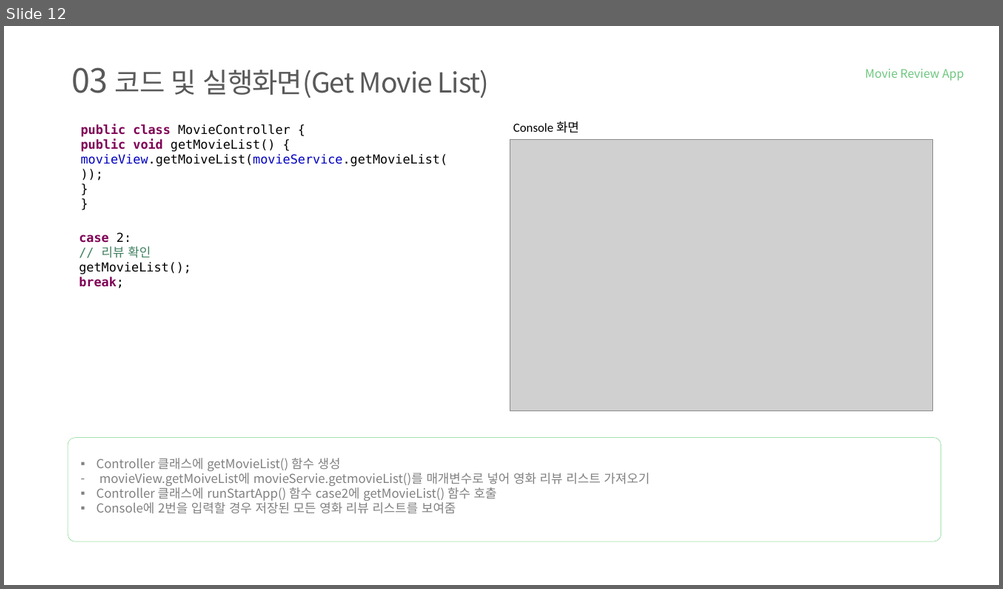
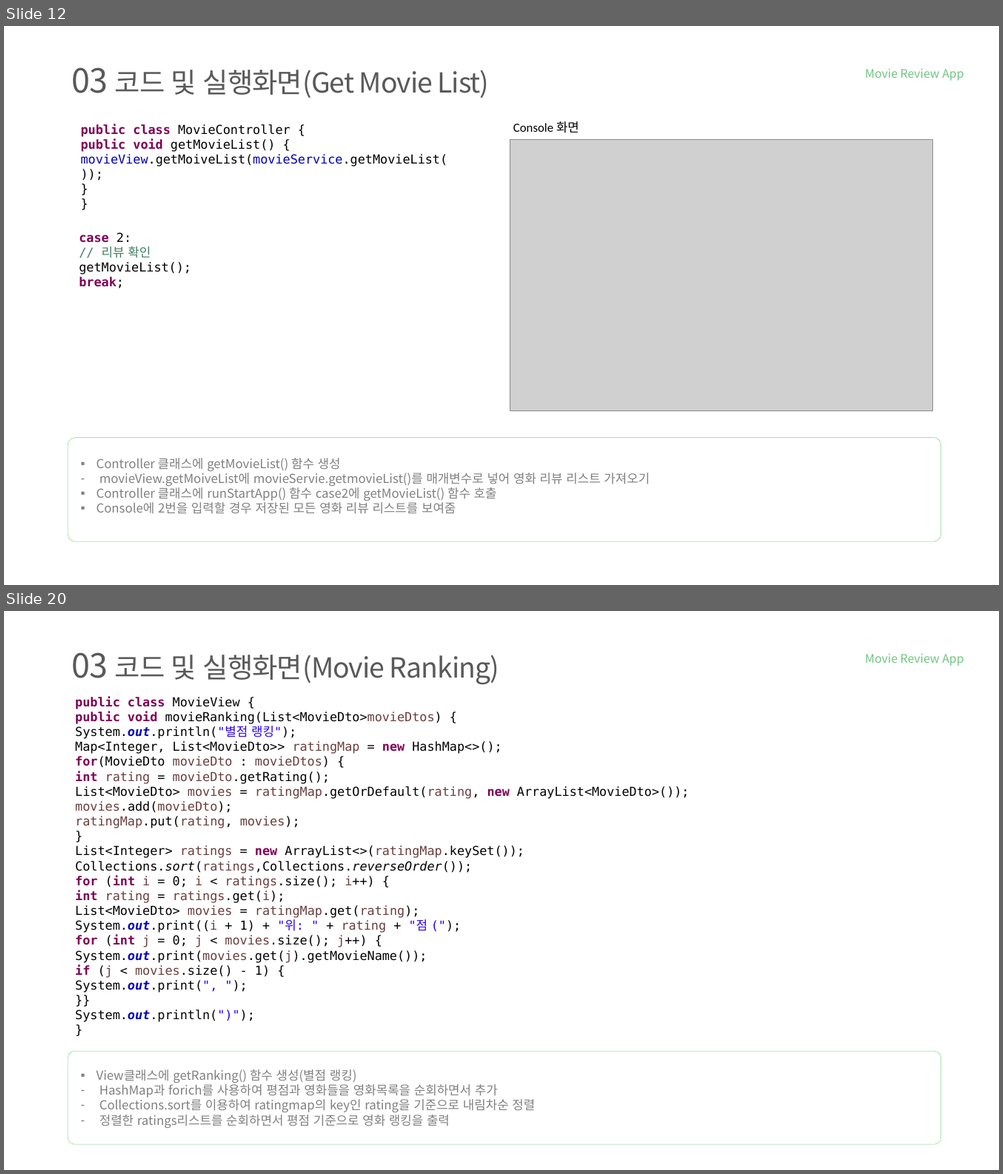
Before and after one commit to tnwjd121/MovieApp, a slide deck: ppt/국비(정보처리기능사)_백수정.pptx. Shown one above the other, each under a label of ours: slide 12 before the commit, slides 12 and 20 after it; the slides between them are not shown. The pictures are 1003x589 and 1003x1174 pixels, drawn with LibreOffice and Linux fonts; fonts in the diff are those of the drawing; grey boxes stand for pictures; background and template pictures are left out. Boxes give left, top, right and bottom in pixels: in the first picture for what was removed or moved away, otherwise in the second. Text is boxed around its words. In the diff, an @@ line names an element or a change of style, - is before the commit and + after.

```diff
--- a/ppt/국비(정보처리기능사)_백수정.pptx
+++ b/ppt/국비(정보처리기능사)_백수정.pptx
@@ slide 20 added at <box>4,611,999,1170</box>, background #FFFFFF @@
@@ text added at <box>72,652,499,685</box>, 40 pt, text #595959 @@
+03 코드 및 실행화면(Movie Ranking)
@@ text added at <box>865,654,963,666</box>, 17 pt, text #6EC67F @@
+Movie Review App
@@ text added at <box>75,697,689,1022</box>, 18 pt, text #000000 @@
+public class MovieView {
+public void movieRanking(List<MovieDto>movieDtos) {
+System.out.println("별점 랭킹");
+Map<Integer, List<MovieDto>> ratingMap = new HashMap<>();
+for(MovieDto movieDto : movieDtos) {
+int rating = movieDto.getRating();
+List<MovieDto> movies = ratingMap.getOrDefault(rating, new ArrayList<MovieDto>());
+movies.add(movieDto);
+ratingMap.put(rating, movies);
+}
+List<Integer> ratings = new ArrayList<>(ratingMap.keySet());
+Collections.sort(ratings,Collections.reverseOrder());
+for (int i = 0; i < ratings.size(); i++) {
+int rating = ratings.get(i);
+List<MovieDto> movies = ratingMap.get(rating);
+System.out.print((i + 1) + "위: " + rating + "점 (");
+for (int j = 0; j < movies.size(); j++) {
+System.out.print(movies.get(j).getMovieName());
+if (j < movies.size() - 1) {
+System.out.print(", ");
+}}
+System.out.println(")");
+}
@@ rounded rectangle added at <box>68,1051,940,1145</box>, outline #75D387 0.5 pt @@
@@ text added at <box>96,1070,535,1128</box>, 18 pt, text #808080 @@
+▪ View클래스에 getRanking() 함수 생성(별점 랭킹)
+– HashMap과 forich를 사용하여 평점과 영화들을 영화목록을 순회하면서 추가
+– Collections.sort를 이용하여 ratingmap의 key인 rating을 기준으로 내림차순 정렬
+– 정렬한 ratings리스트를 순회하면서 평점 기준으로 영화 랭킹을 출력
```
Also in this commit, not shown: 3 slides changed, 9 other slides added, 2 slides removed, 1 other file.
